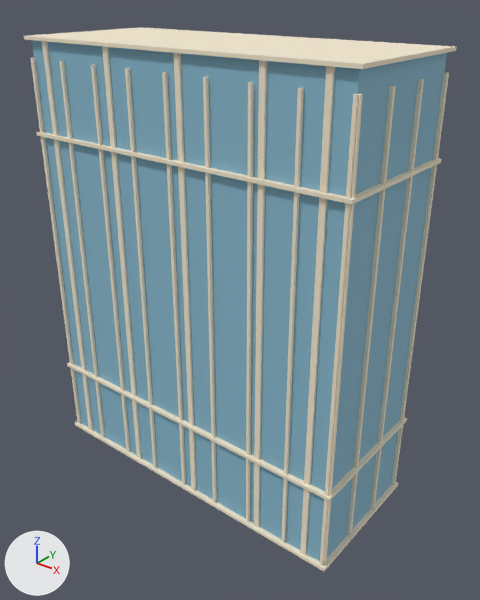
The glTF model public/assets/renovation/v2/models/modern-1-lod0.glb, before and after one commit.
Rendered twice from a 50 mm camera at (28.4, -33.7, 35.6) aimed at (1.3, 0.2, 14.6). Every picture has the same lights, and +X, +Y and +Z are marked at lower left. The older version comes first. Where no turn or scale is listed for an object, it has been applied to the vertices. Vertices at exactly the same position are counted once.

The first picture shows 'modern-1_architecture'.
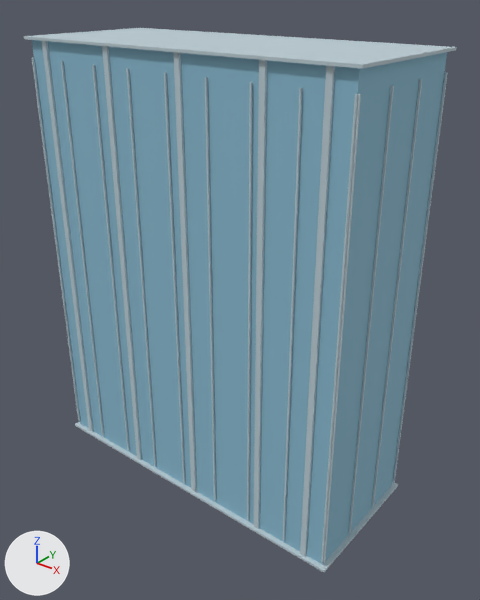
Boxes (x1, y1, x2, y2) around the edits, measured in the pictures (480 x 600 px; the box of a moved part takes in the faces that stretch with it):
'modern-1_architecture', reshaped
    before: (24, 27, 456, 571)
    after: (24, 28, 456, 572)
part 1 of me_modern_1, moved or reshaped (not visible before)
    after: (92, 65, 129, 450)
part 2 of me_modern_1, moved or reshaped (not visible afterwards)
    before: (91, 64, 130, 451)
part 3 of me_modern_1, moved or reshaped (not visible before)
    after: (247, 82, 253, 520)
part 4 of me_modern_1, moved or reshaped (not visible afterwards)
    before: (246, 82, 254, 521)
part 5 of me_modern_1, deleted
    before: (67, 362, 407, 502)
part 6 of me_modern_1, deleted
    before: (36, 132, 441, 204)
part 7 of me_modern_1, recoloured
    both: (24, 28, 456, 571)

What the commit changed:
Material 'frame' (mat_frame) is new.
Its base color is (0.5, 0.61, 0.66) (pale blue #bccdd4).
Its roughness is 0.75.
me_modern_1 is used by ob_modern_1_architecture.
me_modern_1 had 288 vertices, 432 faces and spanned x -12.9..12.9, y -5.3..5.3, z 0.0..32.1.
me_modern_1 now has 272 vertices, 408 faces and spans x -12.9..12.9, y -5.3..5.3, z 0.0..32.1.
me_modern_1 part 1: the loose piece of 8 vertices spanning x -6.4..-6.1, y 5.0..5.2, z 0.6..30.7 is moved by (0.0, -10.2, 0.0), in mat_frame (pale blue #bccdd4).
me_modern_1 part 2: the loose piece of 8 vertices spanning x -6.4..-6.1, y -5.2..-5.0, z 0.6..30.7 is moved by (0.0, 10.2, 0.0), in mat_frame (pale blue #bccdd4).
me_modern_1 part 3: the loose piece of 8 vertices spanning x 6.1..6.4, y 5.0..5.2, z 0.6..30.7 is moved by (0.0, -10.2, 0.0), in mat_frame (pale blue #bccdd4).
me_modern_1 part 4: the loose piece of 8 vertices spanning x 6.1..6.4, y -5.2..-5.0, z 0.6..30.7 is moved by (0.0, 10.2, 0.0), in mat_frame (pale blue #bccdd4).
me_modern_1 part 5: the loose piece of 8 vertices spanning x -12.9..12.9, y -5.3..5.3, z 6.3..6.5 is deleted.
me_modern_1 part 6: the loose piece of 8 vertices spanning x -12.9..12.9, y -5.3..5.3, z 25.5..25.7 is deleted.
me_modern_1 part 7: 348 faces spanning x -12.9..12.9, y -5.3..5.3, z 0.0..32.1 switch from mat_trim_042 (pale yellow #f7ebd1) to mat_frame (pale blue #bccdd4).
Other edits to the shape of me_modern_1 do not show in these pictures.
